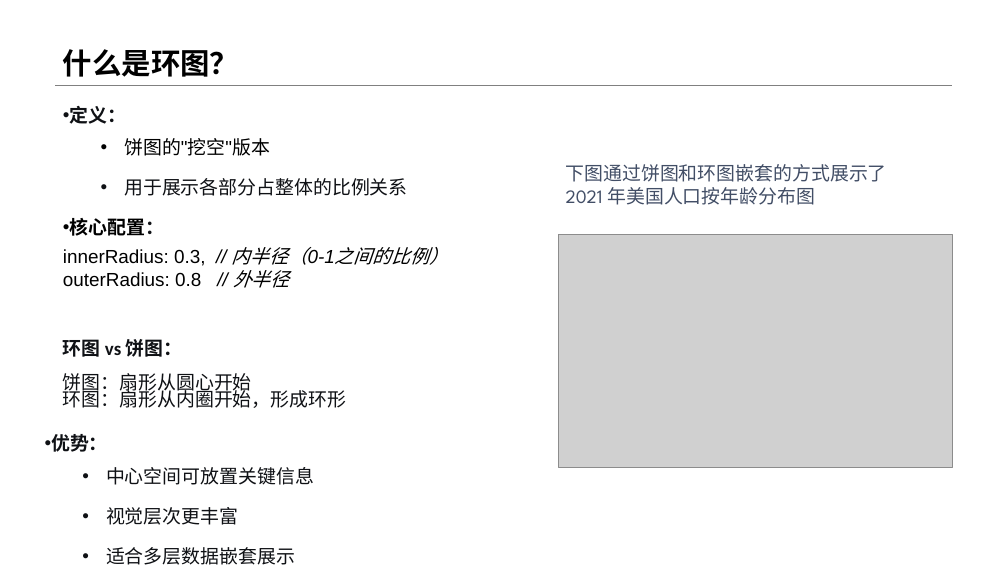
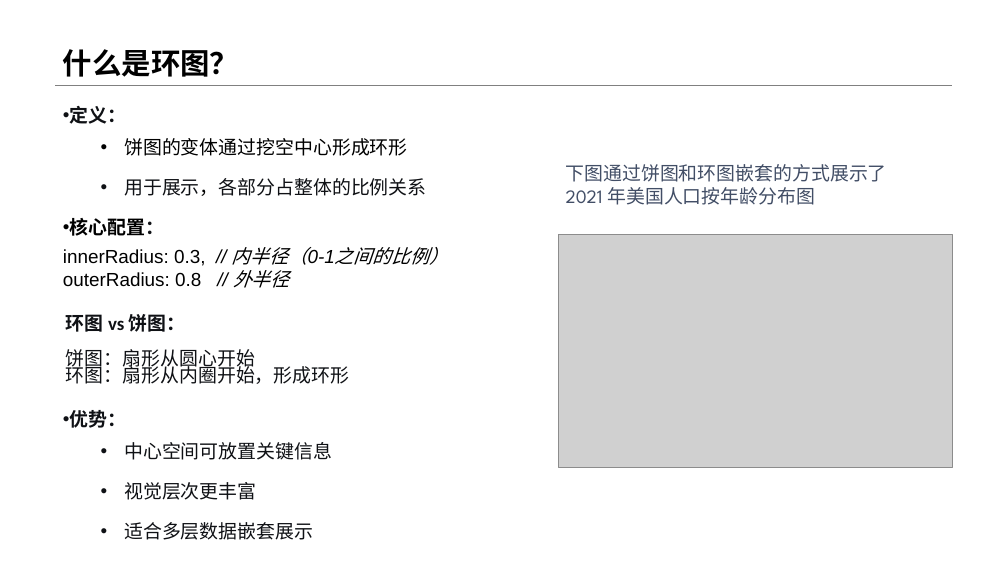
Before and after one commit to menglin1997/vchartCourse, a slide deck: slide 4 of code/Chapter 3 - Vchart Type/21-Pie/21-Pie.pptx. Drawn at 1008x567 pixels with LibreOffice and Linux fonts; fonts in the diff are those of the drawing; grey boxes stand for pictures. Boxes give left, top, right and bottom in pixels: in the first picture for what was removed or moved away, otherwise in the second. Text is boxed around its words. In the diff, an @@ line names an element or a change of style, - is before the commit and + after.

```diff
--- a/code/Chapter 3 - Vchart Type/21-Pie/21-Pie.pptx
+++ b/code/Chapter 3 - Vchart Type/21-Pie/21-Pie.pptx
@@ text at (124, 138, 426, 196): text changed; font Calibri to Arial; text colour #0F1115 to #000000 @@
-  • 饼图的"挖空"版本
-  • 用于展示各部分占整体的比例关系
+  • 饼图的变体通过挖空中心形成环形
+  • 用于展示，各部分占整体的比例关系
@@ text "环图 vs 饼图：": place and size @@
-text "环图 vs 饼图：" at (63, 339, 183, 357)
+text "环图 vs 饼图：" at (66, 314, 186, 332)
@@ text "饼图：扇形从圆心开始": place and size @@
-text "饼图：扇形从圆心开始" at (63, 373, 346, 408)
+text "饼图：扇形从圆心开始" at (66, 349, 349, 384)
@@ text "优势：": place and size @@
-text "优势：" at (51, 434, 314, 565)
+text "优势：" at (69, 410, 332, 540)
```
Also in this commit, not shown: 3 other slides changed, 9 slides added, 7 slides removed, 8 other files.
